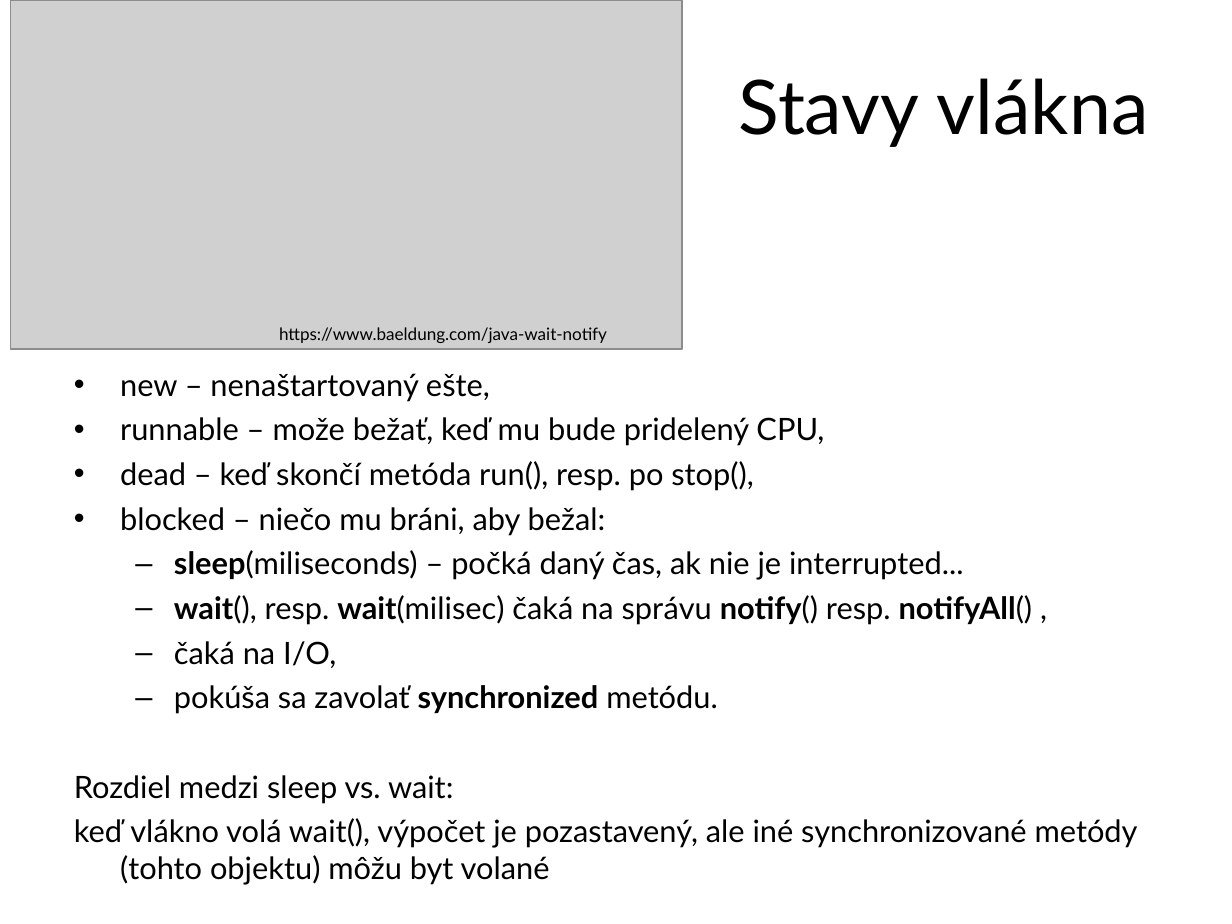
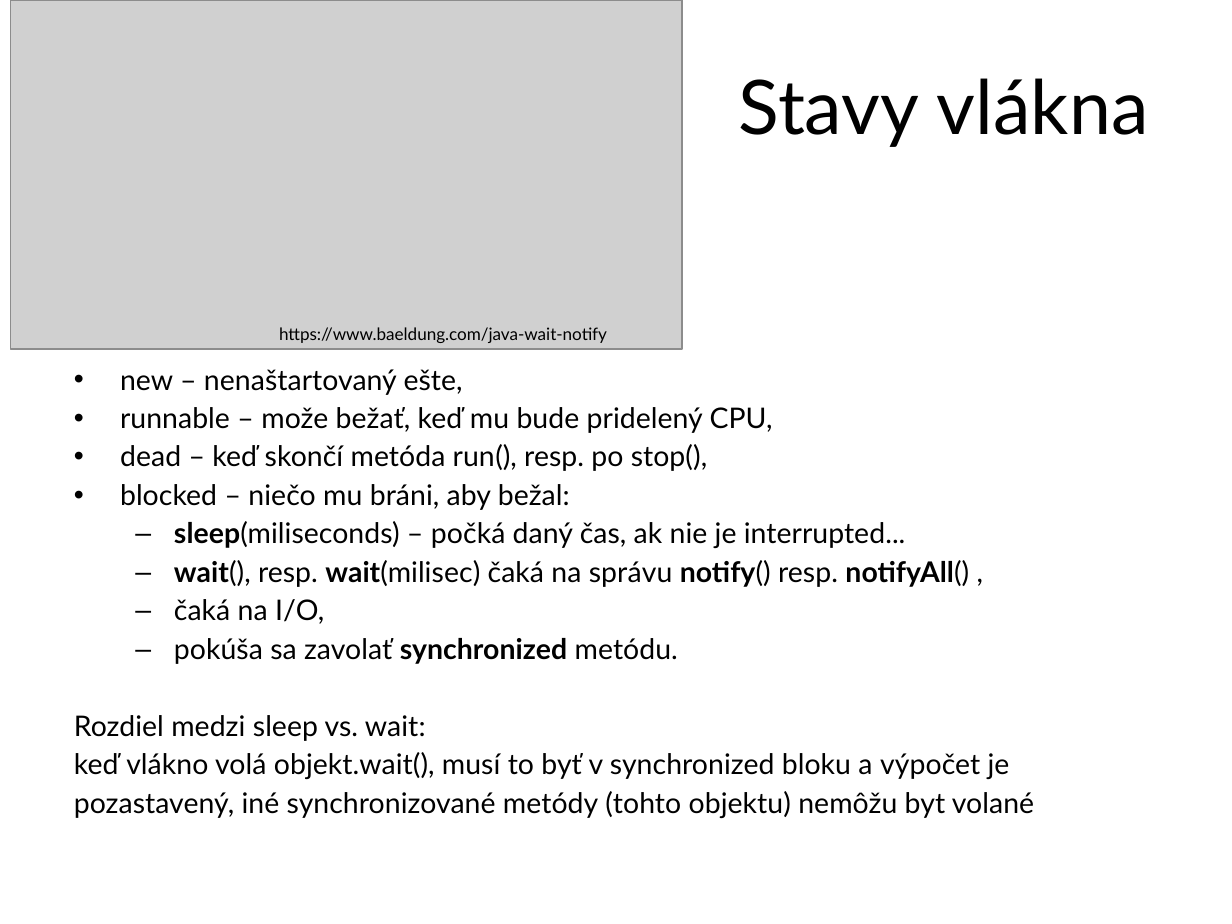
Before and after one commit to Programovanie4/Prednasky, a slide deck: slide 18 of 10/10_java.ppt. Drawn at 1232x924 pixels with LibreOffice and Linux fonts; fonts in the diff are those of the drawing; grey boxes stand for pictures. Boxes give left, top, right and bottom in pixels: in the first picture for what was removed or moved away, otherwise in the second. Text is boxed around its words. In the diff, an @@ line names an element or a change of style, - is before the commit and + after.

```diff
--- a/10/10_java.ppt
+++ b/10/10_java.ppt
@@ text at (x1=74, y1=369, x2=969, y2=741): size 18 to 16.6 pt in "new – nenaštartovaný ešte,", "runnable – može bežať, keď mu bude ...", "dead – keď skončí metóda run(), resp. ...", "blocked – niečo mu bráni, aby bežal:" and 5 more places; line spacing 1 to 0.9 @@
@@ text at (x1=74, y1=752, x2=1034, y2=818): text changed; size 18 to 16.6 pt @@
-keď vlákno volá wait(), výpočet je pozastavený, ale iné synchronizované metódy (tohto objektu) môžu byt volané
+keď vlákno volá objekt.wait(), musí to byť v synchronized bloku a výpočet je
+pozastavený, iné synchronizované metódy (tohto objektu) nemôžu byt volané
```
Also in this commit, not shown: 4 other slides changed, 3 slides added, 32 other files.
